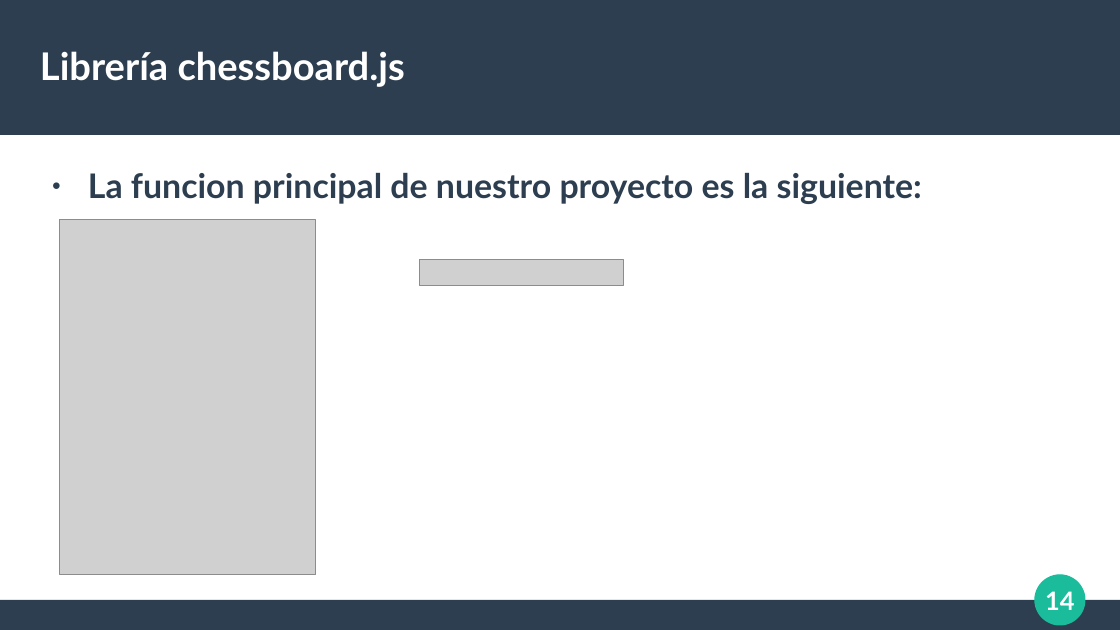
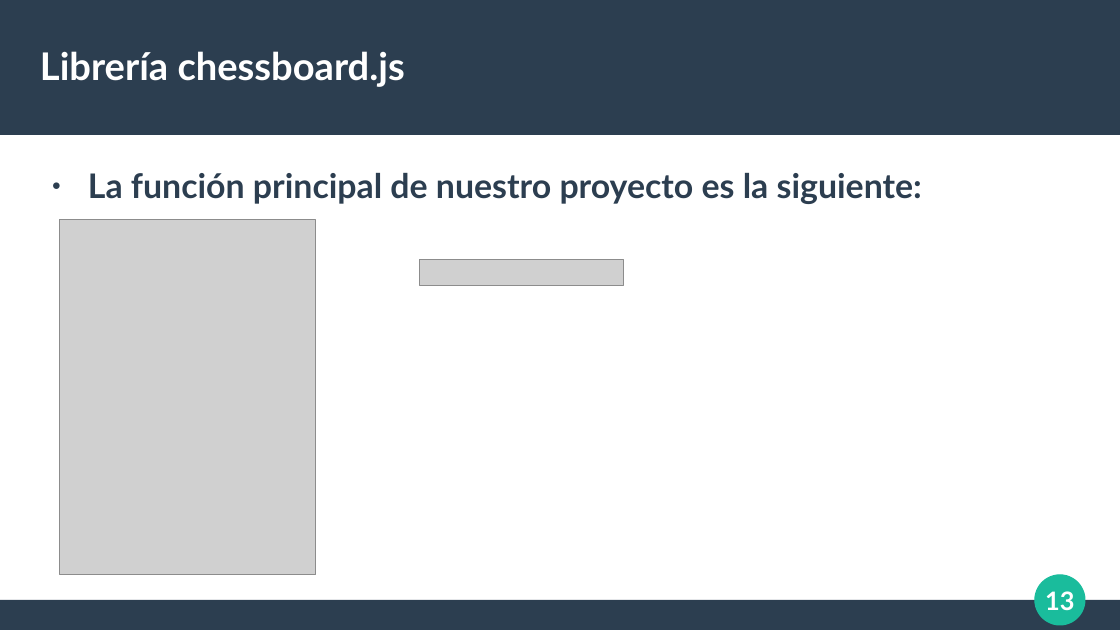
Before and after one commit to El69Man/Chess-Online, a slide deck: slide 13 of Documentación/Exposición.odp (slide 14 before the commit). Drawn at 1120x630 pixels with LibreOffice and Linux fonts; fonts in the diff are those of the drawing; grey boxes stand for pictures. Boxes give left, top, right and bottom in pixels: in the first picture for what was removed or moved away, otherwise in the second. Text is boxed around its words. In the diff, an @@ line names an element or a change of style, - is before the commit and + after.

```diff
--- a/Documentación/Exposición.odp
+++ b/Documentación/Exposición.odp
@@ text at (x1=88, y1=173, x2=922, y2=204): text changed @@
-● La funcion principal de nuestro proyecto es la siguiente:
+● La función principal de nuestro proyecto es la siguiente:
@@ page number at (x1=1045, y1=591, x2=1074, y2=610): text changed @@
-14
+13
```
Also in this commit, not shown: 2 other slides changed, 3 slides added, 1 slide removed, 1 other file.
